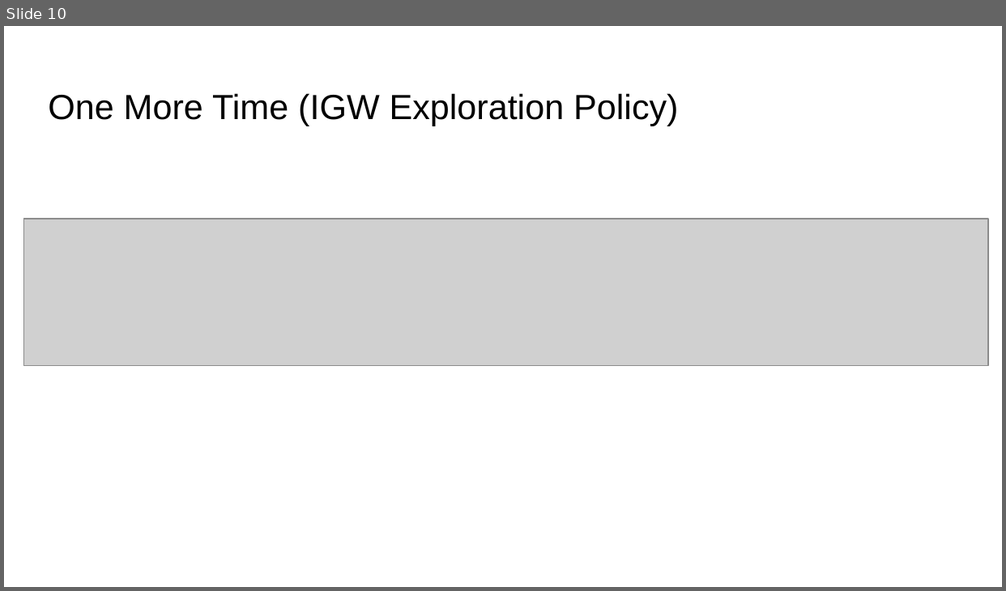
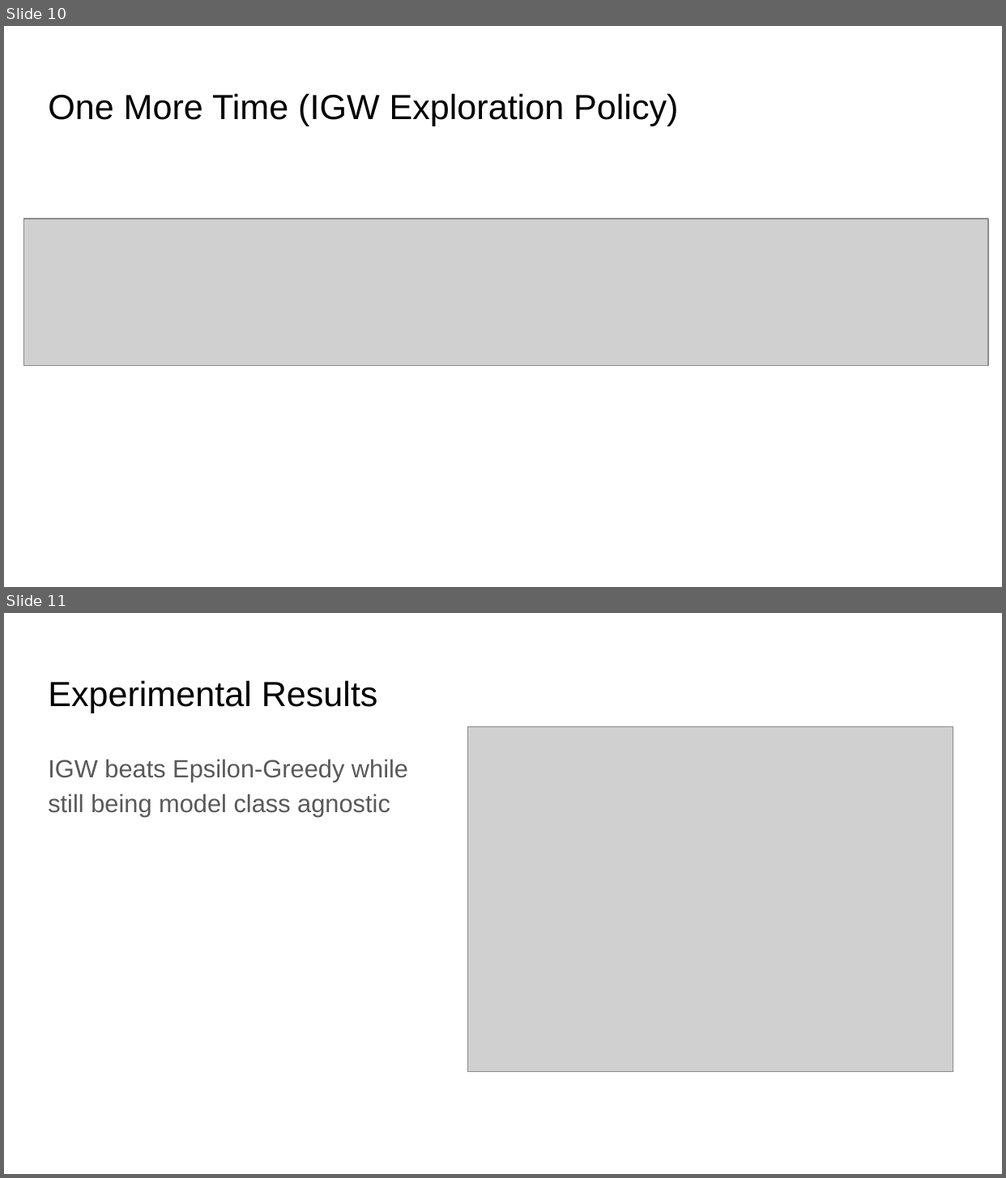
Before and after one commit to mrucker/igw_experiments, a slide deck: IGW.pptx. Shown one above the other, each under a label of ours: slide 10 before the commit, slides 10 and 11 after it. The pictures are 1006x591 and 1006x1178 pixels, drawn with LibreOffice and Linux fonts; fonts in the diff are those of the drawing; grey boxes stand for pictures. Boxes give left, top, right and bottom in pixels: in the first picture for what was removed or moved away, otherwise in the second. Text is boxed around its words. In the diff, an @@ line names an element or a change of style, - is before the commit and + after.

Commit message:
Added a new experiment. Updated the slides to include experimental results. Improved the structure of they python files.

```diff
--- a/IGW.pptx
+++ b/IGW.pptx
@@ slide 11 added at box(4, 613, 1002, 1174), background #FFFFFF @@
@@ title added at box(48, 680, 378, 713), 25.2 pt, text #000000 @@
+Experimental Results
@@ picture added at box(467, 726, 953, 1072) @@
@@ text added at box(48, 759, 408, 817), 18 pt, text #595959 @@
+IGW beats Epsilon-Greedy while still being model class agnostic
```
Also in this commit, not shown: 6 slides changed, 2 other slides added, 7 other files.
